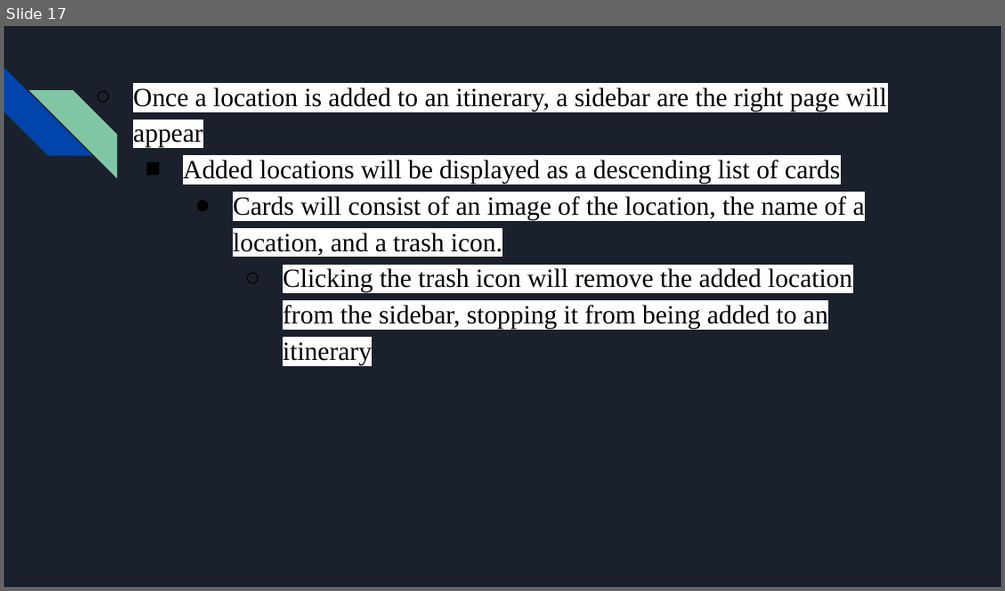
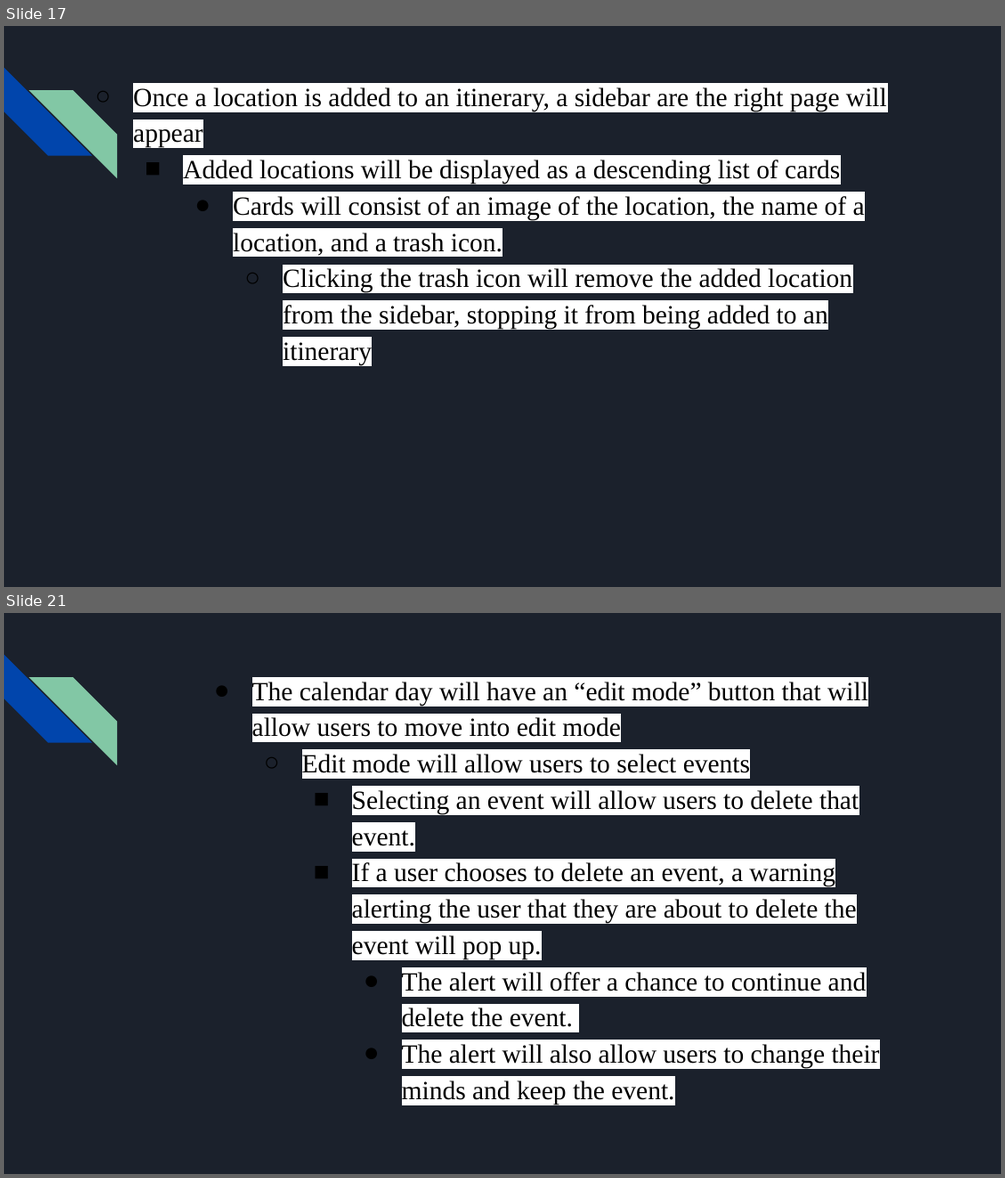
Before and after one commit to DustinWZook/Atlas-Itinerary, a slide deck: Documents/CSCI 4805 Project Requirements.pptx. Shown one above the other, each under a label of ours: slide 17 before the commit, slides 17 and 21 after it; the slides between them are not shown. The pictures are 1005x591 and 1005x1178 pixels, drawn with LibreOffice and Linux fonts; fonts in the diff are those of the drawing. Boxes give left, top, right and bottom in pixels: in the first picture for what was removed or moved away, otherwise in the second. Text is boxed around its words. In the diff, an @@ line names an element or a change of style, - is before the commit and + after.

```diff
--- a/Documents/CSCI 4805 Project Requirements.pptx
+++ b/Documents/CSCI 4805 Project Requirements.pptx
@@ slide 21 added at (4,613,1001,1174), background #1B212C; not listed: 2 template elements that a slide beside it also shows @@
@@ text added at (252,682,880,1104), 19 pt, text #000000 @@
+      ● The calendar day will have an “edit mode” button that will allow users to move into edit mode
+        ○ Edit mode will allow users to select events
+          ■ Selecting an event will allow users to delete that event.
+          ■ If a user chooses to delete an event, a warning alerting the user that they are about to delete the event will pop up.
+            ● The alert will offer a chance to continue and delete the event.
+            ● The alert will also allow users to change their minds and keep the event.
```
Also in this commit, not shown: 6 other slides added, 4 slides removed.
